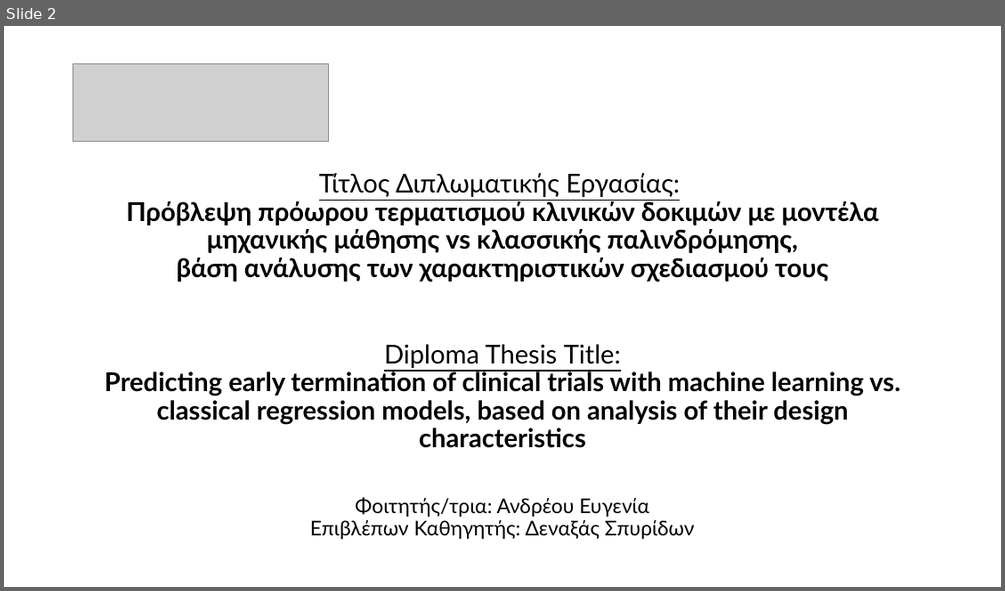
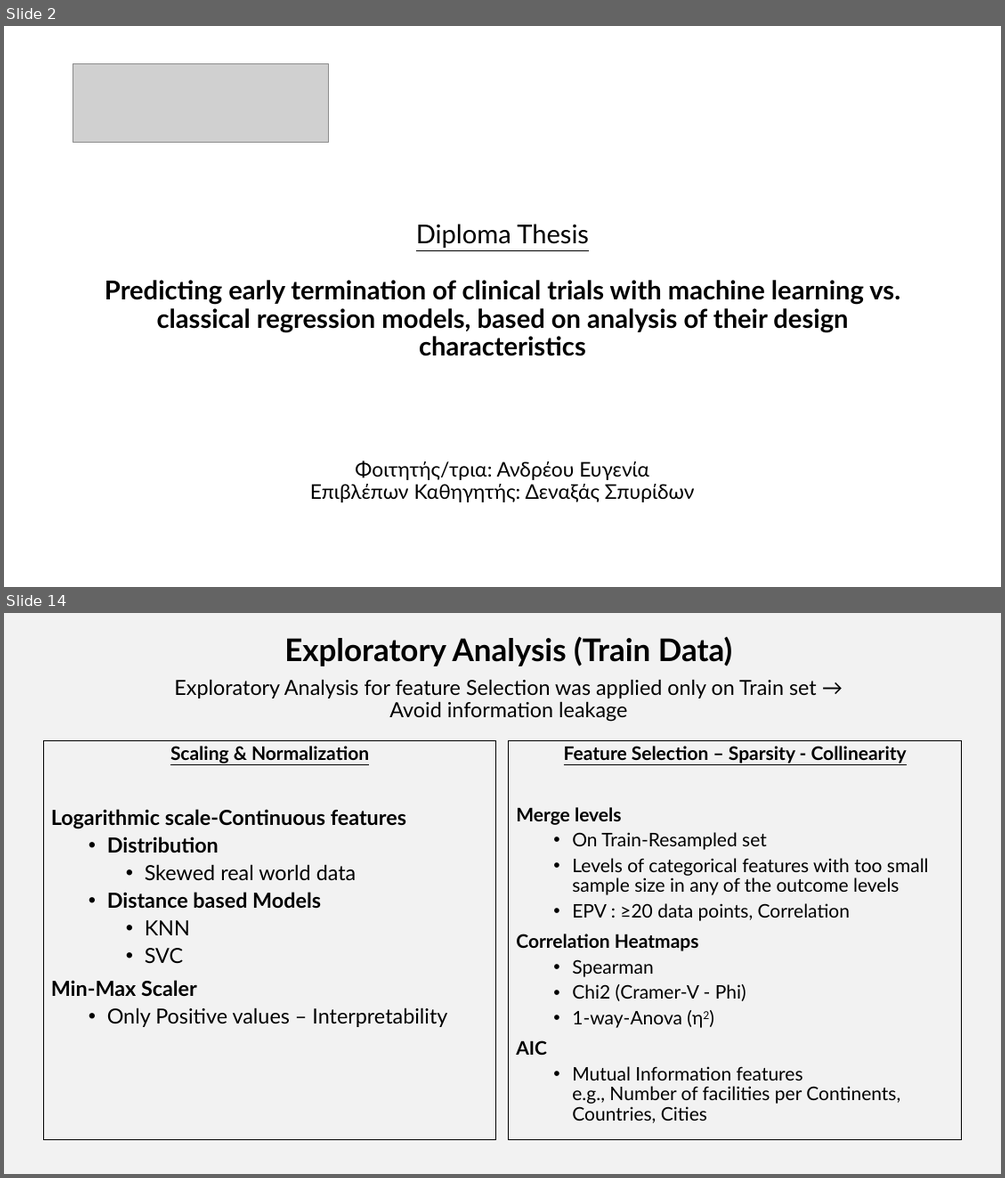
Before and after one commit to AndreouEugenia/Thesis, a slide deck: Thesis_Presentation.pptx. Shown one above the other, each under a label of ours: slide 2 before the commit, slides 2 and 14 after it; the slides between them are not shown. The pictures are 1005x591 and 1005x1178 pixels, drawn with LibreOffice and Linux fonts; fonts in the diff are those of the drawing; grey boxes stand for pictures. Boxes give left, top, right and bottom in pixels: in the first picture for what was removed or moved away, otherwise in the second. Text is boxed around its words. In the diff, an @@ line names an element or a change of style, - is before the commit and + after.

```diff
--- a/Thesis_Presentation.pptx
+++ b/Thesis_Presentation.pptx
@@ slide 14 added at <box>4,613,1001,1174</box>, background #F2F2F2 @@
@@ text added at <box>284,636,732,666</box>, 30 pt, text #000000, bold @@
+Exploratory Analysis (Train Data)
@@ text added at <box>174,679,817,722</box>, 20 pt, text #000000 @@
+Exploratory Analysis for feature Selection was applied only on Train set →
+Avoid information leakage
@@ text added at <box>44,740,496,1140</box>, outline #000000 0.75 pt, 20 pt, text #000000, bold @@
+Scaling & Normalization
+Logarithmic scale-Continuous features
+  • Distribution
+    • Skewed real world data
+  • Distance based Models
+    • KNN
+    • SVC
+Min-Max Scaler
+  • Only Positive values – Interpretability
@@ text added at <box>509,740,961,1140</box>, outline #000000 0.75 pt, 18 pt, text #000000 @@
+Feature Selection – Sparsity - Collinearity
+Merge levels
+  • On Train-Resampled set
+  • Levels of categorical features with too small sample size in any of the outcome levels
+  • EPV : ≥20 data points, Correlation
+Correlation Heatmaps
+  • Spearman
+  • Chi2 (Cramer-V - Phi)
+  • 1-way-Anova (η2)
+AIC
+  • Mutual Information features
+    e.g., Number of facilities per Continents, Countries, Cities
@@ slide 2 changed as well @@
@@ text "Diploma Thesis": place and size @@
-text "Diploma Thesis" at <box>105,344,900,448</box>
+text "Diploma Thesis" at <box>105,224,900,356</box>
@@ title removed at <box>126,173,879,281</box> @@
-Τίτλος Διπλωματικής Εργασίας:
-Πρόβλεψη πρόωρου τερματισμού κλινικών δοκιμών με μοντέλα μηχανικής μάθησης vs κλασσικής παλινδρόμησης,
-βάση ανάλυσης των χαρακτηριστικών σχεδιασμού τους
@@ text at <box>416,224,589,248</box>: text changed @@
-Diploma Thesis Title:
+Diploma Thesis
@@ text "Φοιτητής/τρια: Ανδρέου Ευγενία": place and size @@
-text "Φοιτητής/τρια: Ανδρέου Ευγενία" at <box>310,497,695,540</box>
+text "Φοιτητής/τρια: Ανδρέου Ευγενία" at <box>310,460,695,503</box>
```
Also in this commit, not shown: 24 other slides added, 3 slides removed, 42 other files.
